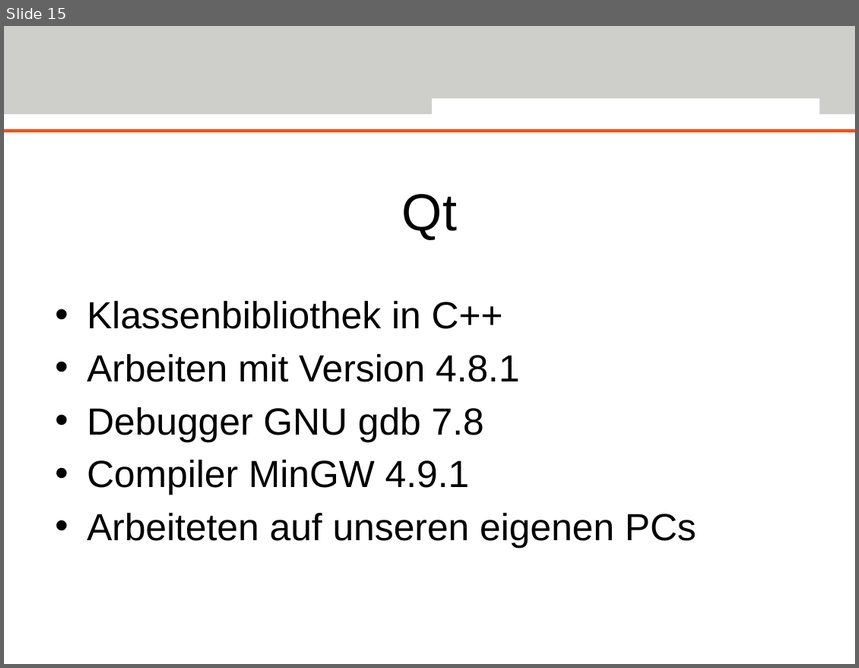
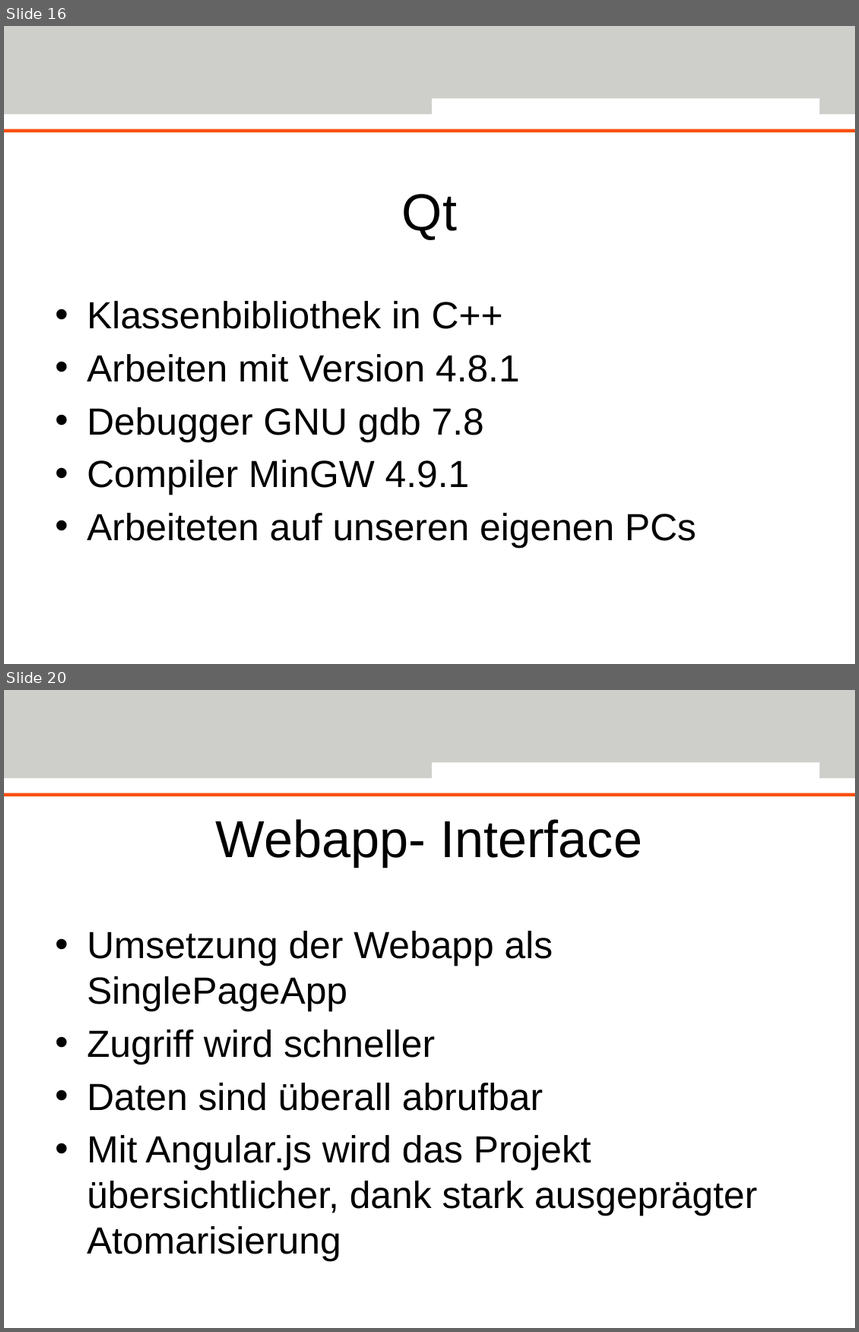
Before and after one commit to Deltachi/Tally_Teamproject, a slide deck: documents/presentation/TallyFinal.pptx. Shown one above the other, each under a label of ours: slide 15 before the commit, slides 16 and 20 after it; the slides between them are not shown. The pictures are 859x668 and 859x1332 pixels, drawn with LibreOffice and Linux fonts; fonts in the diff are those of the drawing; background and template pictures are left out. Boxes give left, top, right and bottom in pixels: in the first picture for what was removed or moved away, otherwise in the second. Text is boxed around its words. In the diff, an @@ line names an element or a change of style, - is before the commit and + after.

```diff
--- a/documents/presentation/TallyFinal.pptx
+++ b/documents/presentation/TallyFinal.pptx
@@ slide 20 added at (x1=4, y1=690, x2=855, y2=1328), background #FFFFFF; not listed: 3 template elements that a slide beside it also shows @@
@@ title added at (x1=216, y1=819, x2=642, y2=867), 44 pt, text #000000 @@
+Webapp- Interface
@@ text added at (x1=87, y1=931, x2=757, y2=1262), 32 pt, text #000000 @@
+• Umsetzung der Webapp als SinglePageApp
+• Zugriff wird schneller
+• Daten sind überall abrufbar
+• Mit Angular.js wird das Projekt übersichtlicher, dank stark ausgeprägter Atomarisierung
@@ what was slide 15 is now slide 16 @@
```
Also in this commit, not shown: 2 slides changed, 3 other slides added, 5 other files.
